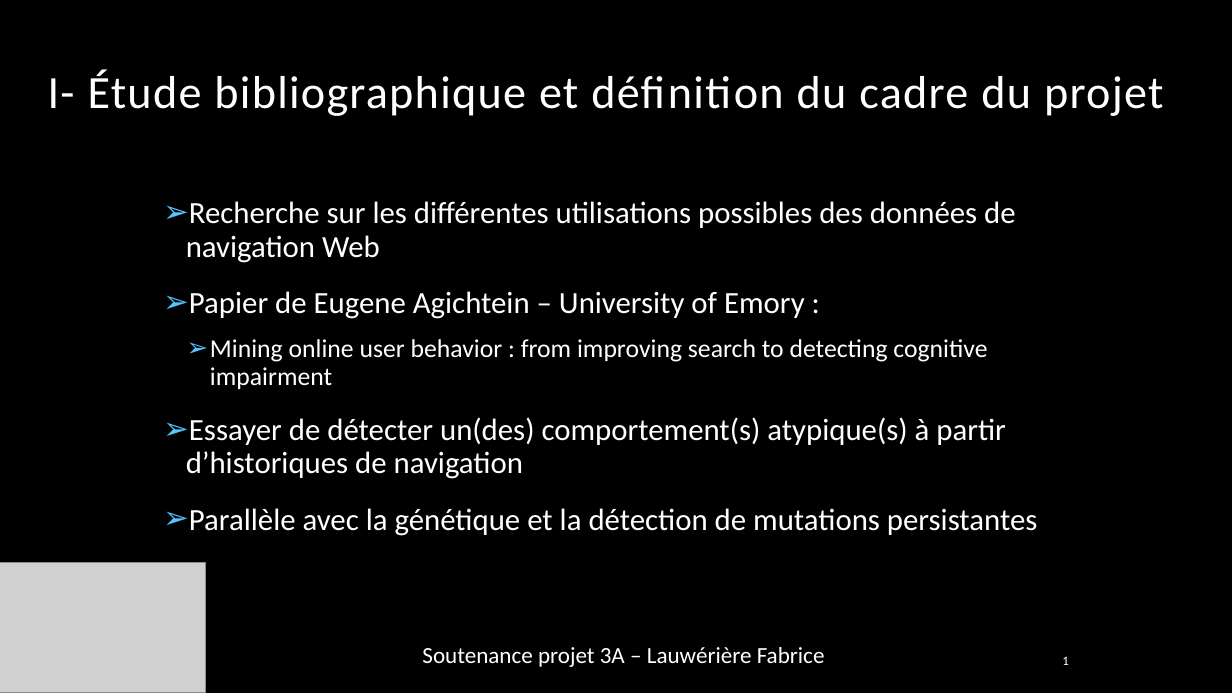
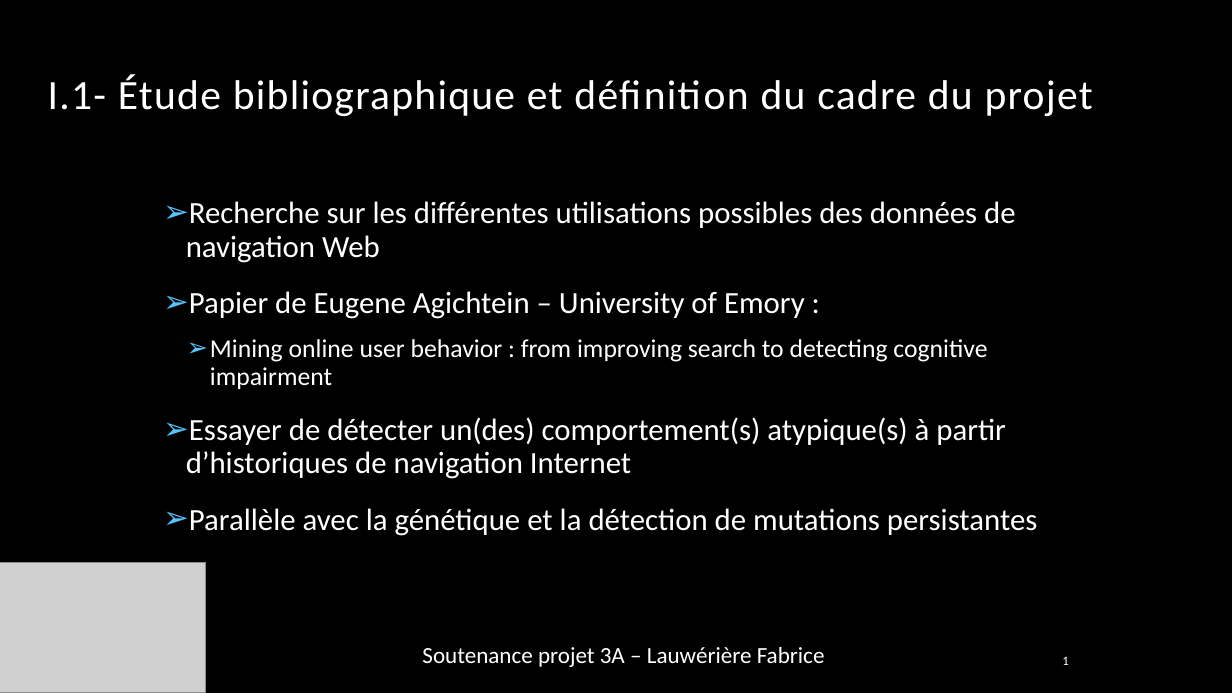
Before and after one commit to fabrice-lauweriere/projet3a-AtypicDetection, a slide deck: slide 2 of Documents/soutenance/soutenanceProjet3A.pptx. Drawn at 1232x693 pixels with LibreOffice and Linux fonts; fonts in the diff are those of the drawing; grey boxes stand for pictures; background and template pictures are left out. Boxes give left, top, right and bottom in pixels: in the first picture for what was removed or moved away, otherwise in the second. Text is boxed around its words. In the diff, an @@ line names an element or a change of style, - is before the commit and + after.

```diff
--- a/Documents/soutenance/soutenanceProjet3A.pptx
+++ b/Documents/soutenance/soutenanceProjet3A.pptx
@@ title at box(48, 75, 1093, 116): text changed; size 36 to 32.4 pt @@
-I- Étude bibliographique et définition du cadre du projet
+I.1- Étude bibliographique et définition du cadre du projet
@@ text at box(186, 417, 1006, 479): text changed @@
-➢ Essayer de détecter un(des) comportement(s) atypique(s) à partir d’historiques de navigation
+➢ Essayer de détecter un(des) comportement(s) atypique(s) à partir d’historiques de navigation Internet
```
Also in this commit, not shown: 6 other slides changed, 2 slides added, 23 other files.
